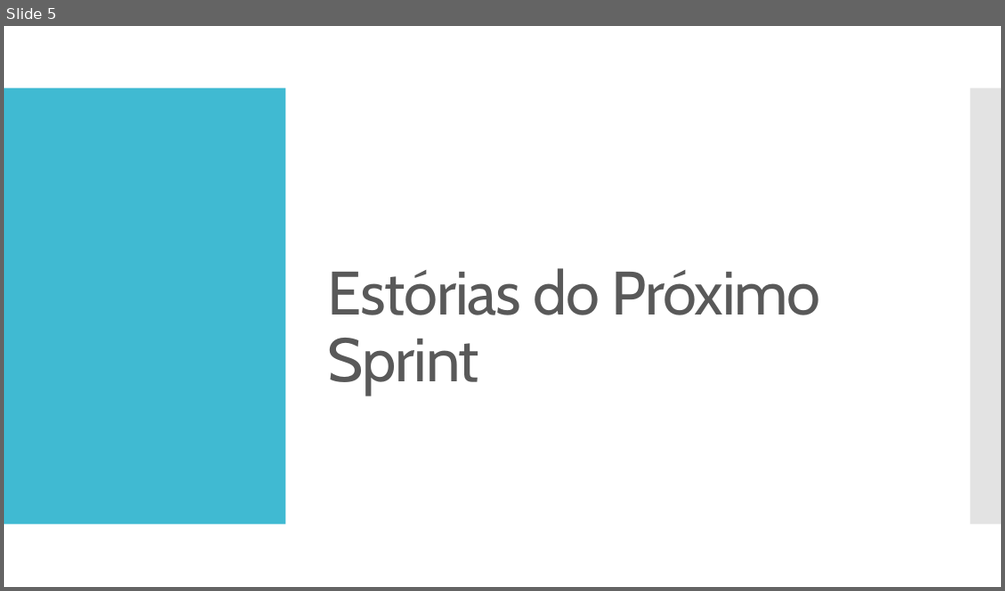
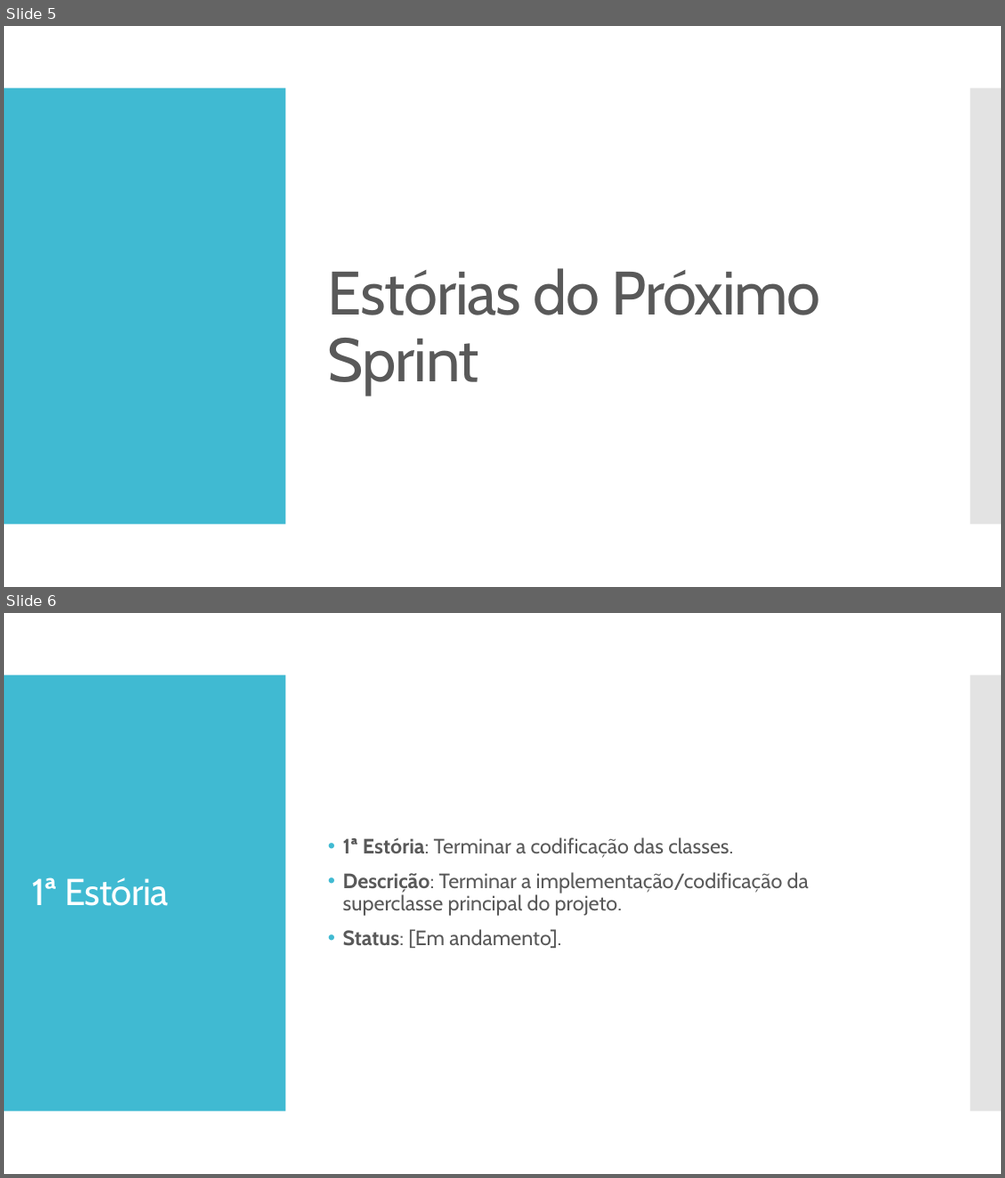
Before and after one commit to AlexandroGonSan/Projeto_final_POO_2018.2, a slide deck: Sprints/Sprint_004 da equipe.pptx. Shown one above the other, each under a label of ours: slide 5 before the commit, slides 5 and 6 after it. The pictures are 1005x591 and 1005x1178 pixels, drawn with LibreOffice and Linux fonts; fonts in the diff are those of the drawing. Boxes give left, top, right and bottom in pixels: in the first picture for what was removed or moved away, otherwise in the second. Text is boxed around its words. In the diff, an @@ line names an element or a change of style, - is before the commit and + after.

```diff
--- a/Sprints/Sprint_004 da equipe.pptx
+++ b/Sprints/Sprint_004 da equipe.pptx
@@ slide 6 added at box(4, 613, 1001, 1174), background #FFFFFF; not listed: 2 template elements that a slide beside it also shows @@
@@ text added at box(343, 837, 809, 948), 20 pt, text #595959 @@
+• 1ª Estória: Terminar a codificação das classes.
+• Descrição: Terminar a implementação/codificação da superclasse principal do projeto.
+• Status: [Em andamento].
@@ title added at box(32, 877, 169, 906), 36 pt, text #FFFFFF @@
+1ª Estória
```
Also in this commit, not shown: 1 slide changed.
